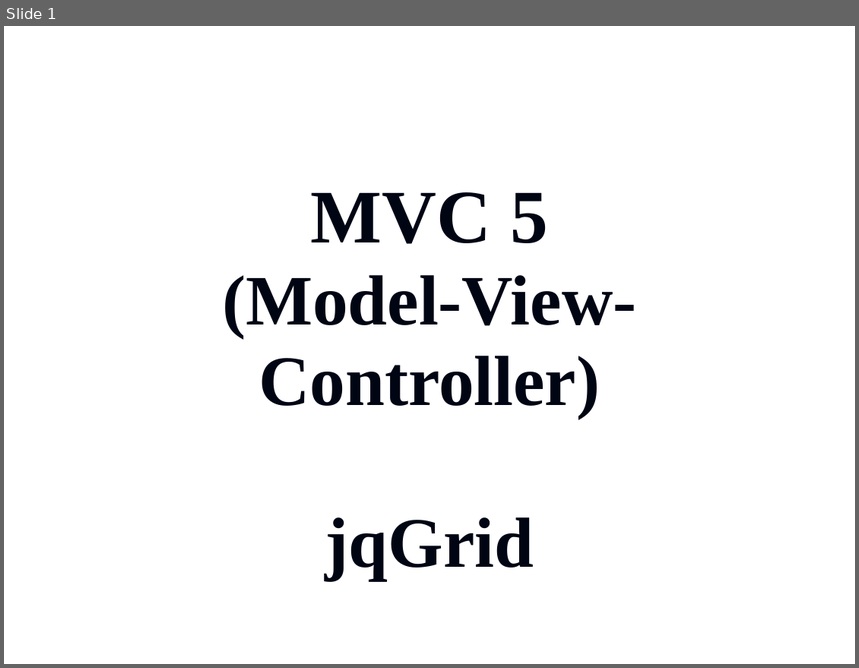
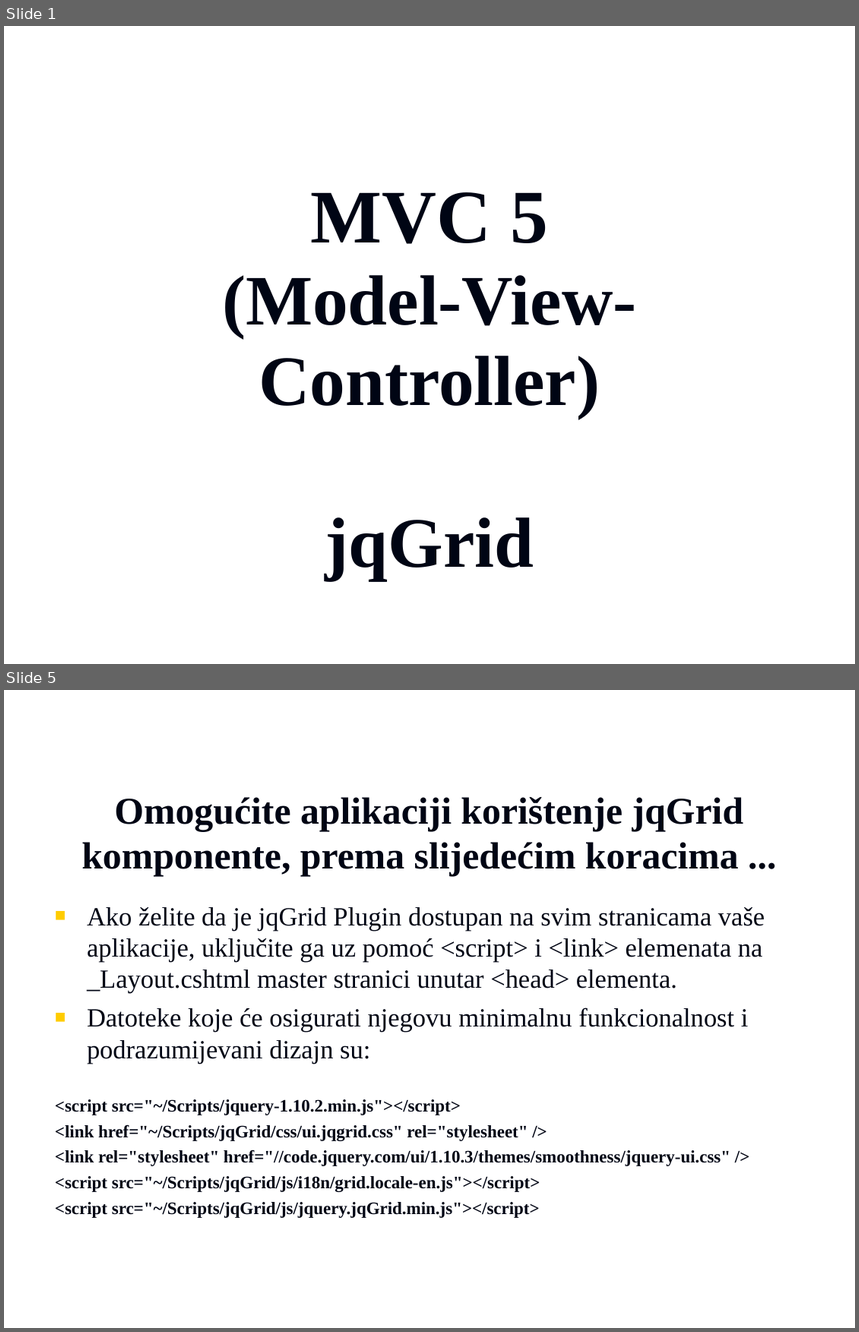
Before and after one commit to vzdesic/PZI, a slide deck: PPTs/18 MVC jqgrid.ppt. Shown one above the other, each under a label of ours: slide 1 before the commit, slides 1 and 5 after it; the slides between them are not shown. The pictures are 859x668 and 859x1332 pixels, drawn with LibreOffice and Linux fonts; fonts in the diff are those of the drawing; background and template pictures are left out. Boxes give left, top, right and bottom in pixels: in the first picture for what was removed or moved away, otherwise in the second. Text is boxed around its words. In the diff, an @@ line names an element or a change of style, - is before the commit and + after.

```diff
--- a/PPTs/18 MVC jqgrid.ppt
+++ b/PPTs/18 MVC jqgrid.ppt
@@ slide 5 added at [4,690,855,1328], background picture (left out) @@
@@ title added at [82,797,744,877], 32 pt, text #000514, bold @@
+Omogućite aplikaciji korištenje jqGrid komponente, prema slijedećim koracima ...
@@ text added at [55,907,765,1218], 14.8 pt, text #000514, bold @@
+■ Ako želite da je jqGrid Plugin dostupan na svim stranicama vaše aplikacije, uključite ga uz pomoć <script> i <link> elemenata na _Layout.cshtml master stranici unutar <head> elementa.
+■ Datoteke koje će osigurati njegovu minimalnu funkcionalnost i podrazumijevani dizajn su:
+<script src="~/Scripts/jquery-1.10.2.min.js"></script>
+<link href="~/Scripts/jqGrid/css/ui.jqgrid.css" rel="stylesheet" />
+<link rel="stylesheet" href="//code.jquery.com/ui/1.10.3/themes/smoothness/jquery-ui.css" />
+<script src="~/Scripts/jqGrid/js/i18n/grid.locale-en.js"></script>
+<script src="~/Scripts/jqGrid/js/jquery.jqGrid.min.js"></script>
```
Also in this commit, not shown: 9 other slides added, 1 slide removed, 7 other files.
